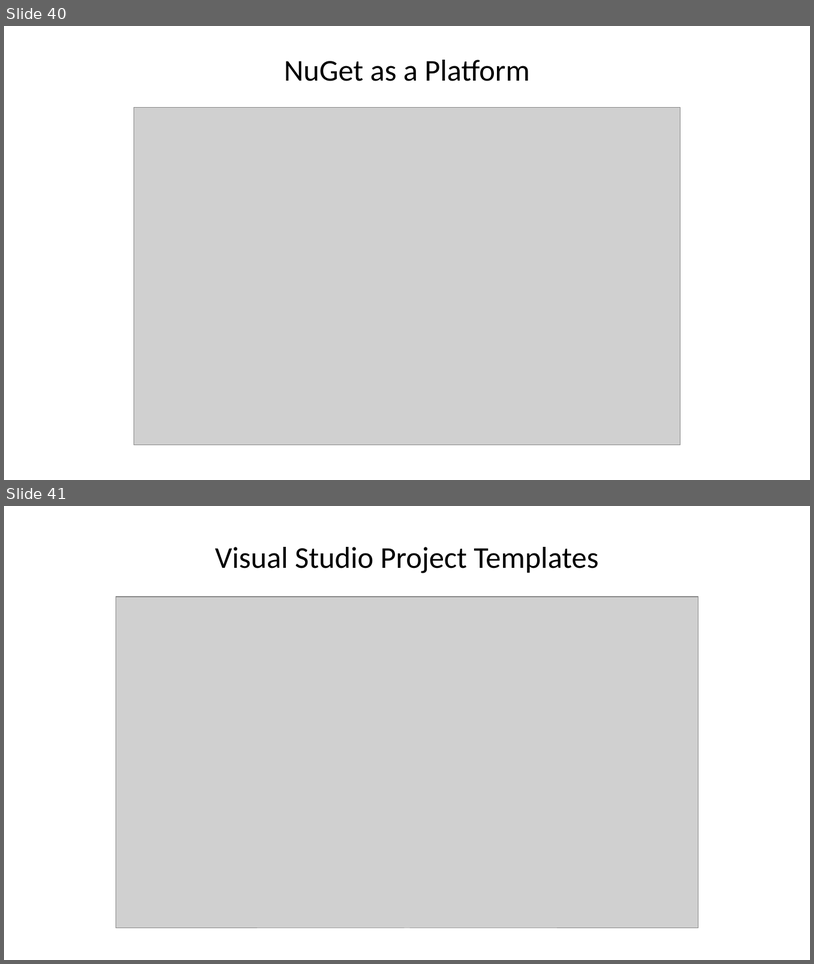
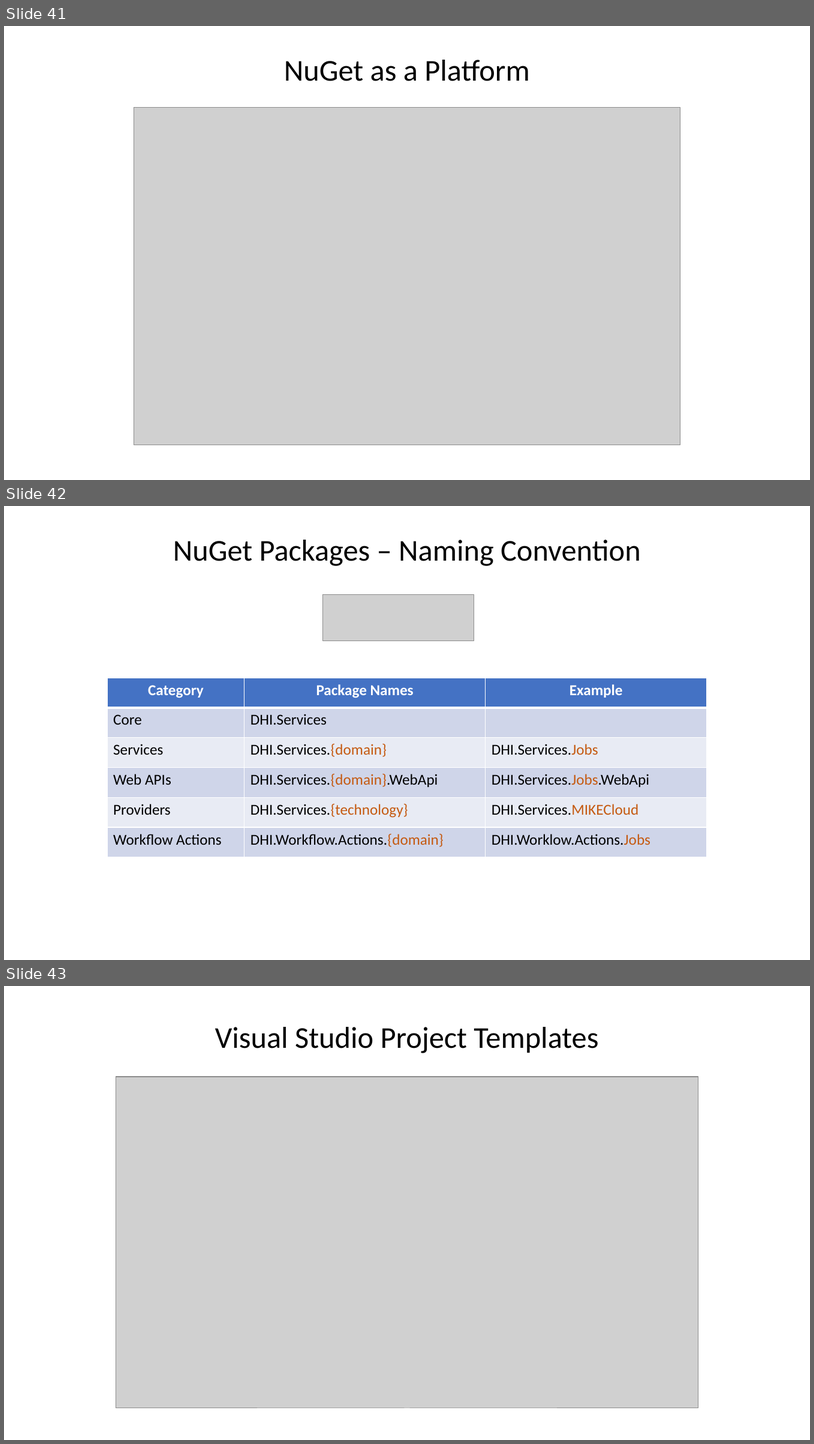
Before and after one commit to DHI/DomainServicesCourse, a slide deck: Presentations/DS-course-1-introduction.pptx. Shown one above the other, each under a label of ours: slides 40 and 41 before the commit, slides 41, 42 and 43 after it. The pictures are 814x964 and 814x1444 pixels, drawn with LibreOffice and Linux fonts; fonts in the diff are those of the drawing; grey boxes stand for pictures. Boxes give left, top, right and bottom in pixels: in the first picture for what was removed or moved away, otherwise in the second. Text is boxed around its words. In the diff, an @@ line names an element or a change of style, - is before the commit and + after.

```diff
--- a/Presentations/DS-course-1-introduction.pptx
+++ b/Presentations/DS-course-1-introduction.pptx
@@ slide 42 added at (x1=4, y1=506, x2=810, y2=960), background #FFFFFF @@
@@ title added at (x1=173, y1=540, x2=641, y2=566), 36 pt, text #000000 @@
+NuGet Packages – Naming Convention
@@ picture added at (x1=323, y1=594, x2=474, y2=640) @@
@@ table added at (x1=107, y1=678, x2=708, y2=857), 6 rows, 3 columns @@
+Category | Package Names | Example
+Core | DHI.Services | 
+Services | DHI.Services.{domain} | DHI.Services.Jobs
+Web APIs | DHI.Services.{domain}.WebApi | DHI.Services.Jobs.WebApi
+Providers | DHI.Services.{technology} | DHI.Services.MIKECloud
+Workflow Actions | DHI.Workflow.Actions.{domain} | DHI.Worklow.Actions.Jobs
@@ what was slide 40 is now slide 41 @@
@@ what was slide 41 is now slide 43 @@
```
Also in this commit, not shown: 7 slides changed, 5 other slides added, 4 slides removed, 1 other file.
